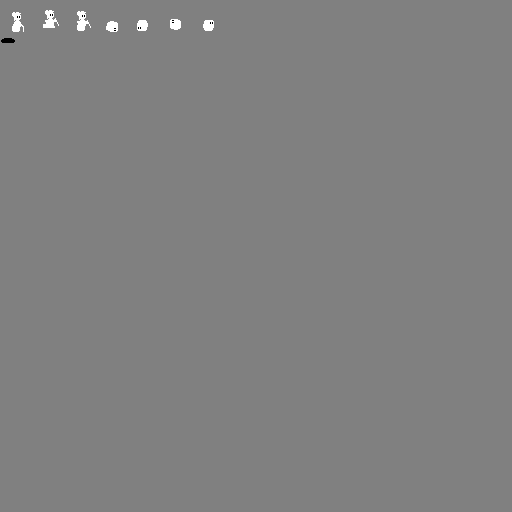
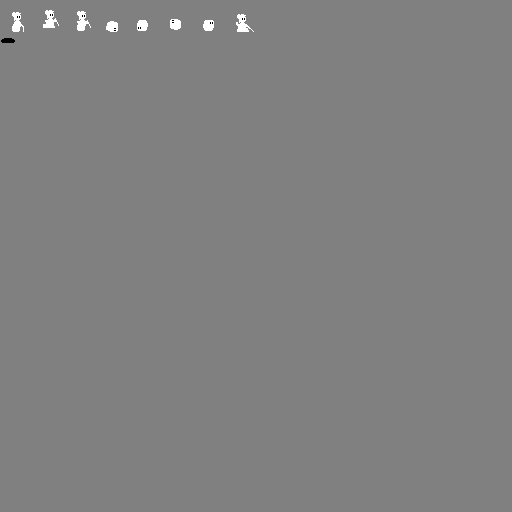
Before/after of a 512px x 512px layered artwork. What changed in the layer stack:
painted on "tiles" over [236, 14, 254, 32]
